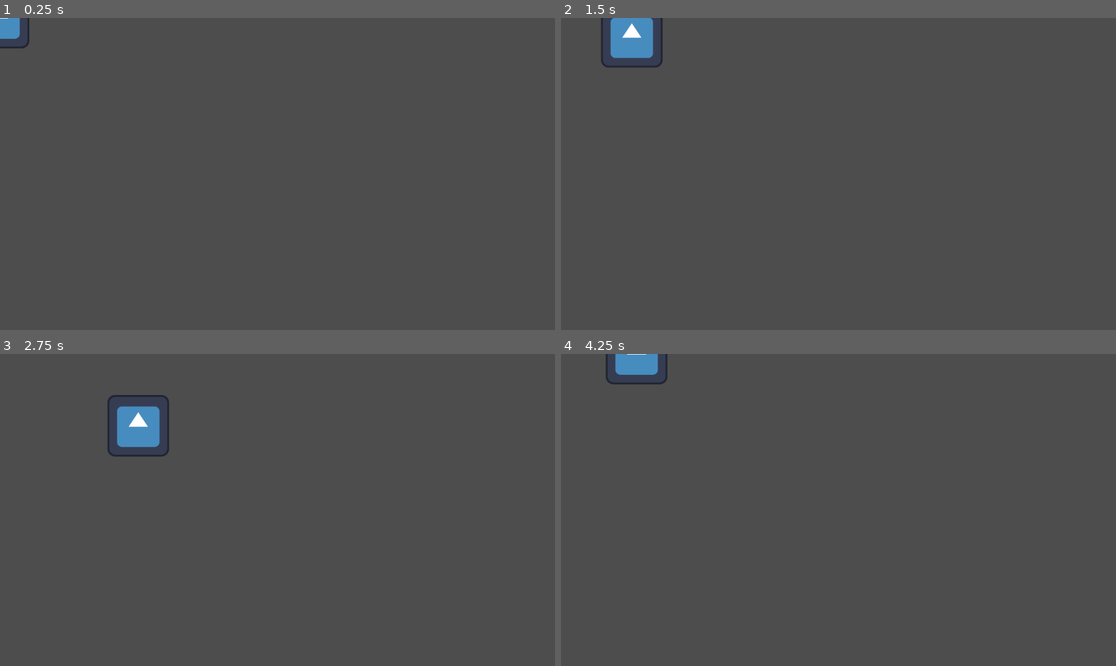
Above: before the commit, frames 1-4 (two rows, left to right).
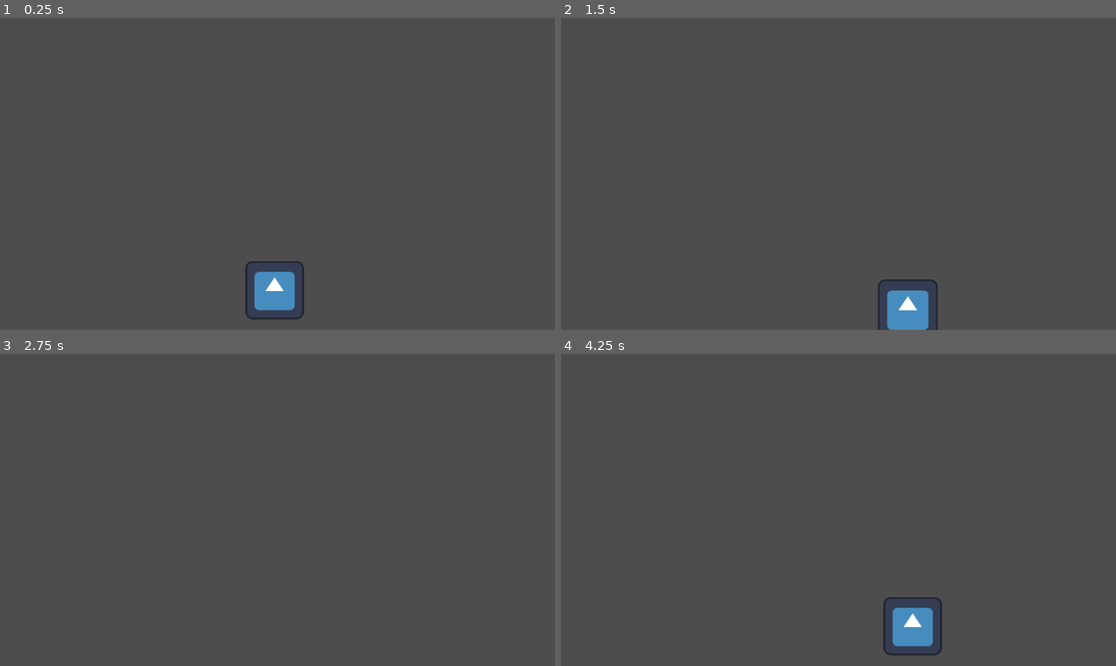
Above: after the commit, the same moments.

Repository: thorfinnking1/bully_revange
Game: Godot game, scene res://scenes/main.tscn
The game is run twice, just before and just after one commit, with the same random seed, the same clock (stepped at 60 frames per second) and the same inputs. The engine's default icon, where the game draws it, is replaced by a stand-in: a white triangle on a blue panel in a dark square.
Inputs:
- Up to frame 1 (0.25 s): no input
- Up to frame 2 (1.5 s): tap Enter at 0.5 s; hold Right (ui_right) 0.53-1.28 s; hold Down (ui_down) from 1.28 s (still down)
- Up to frame 3 (2.75 s): release Down (ui_down) at 2.03 s; hold Right (ui_right) from 2.03 s (still down)
- Up to frame 4 (4.25 s): release Right (ui_right) at 2.78 s; hold Up (ui_up) 2.78-3.53 s; hold Left (ui_left) from 3.53 s (still down)

The runs differ from the first frame. In frame 1, 1.5% of the frame differs, in the area x 0-55%, y 0-97%; in frame 2, 2.3%, in the area x 7-68%, y 0-100%; in frame 3, 1.3%; in frame 4, 1.9%.

Commit message:
camera movement

Diff:
--- a/bully-ravange/scenes/main.tscn
+++ b/bully-ravange/scenes/main.tscn
@@ -1,13 +1,11 @@
-[gd_scene load_steps=3 format=3 uid="uid://cdm84580s1vuj"]
+[gd_scene load_steps=2 format=3 uid="uid://cdm84580s1vuj"]
 
-[ext_resource type="Script" uid="uid://d57wsrh5mmmt" path="res://scripts/plr.gd" id="1_0wfyh"]
-[ext_resource type="Texture2D" uid="uid://hwpxb5jr8gx0" path="res://icon.svg" id="2_sugp2"]
+[ext_resource type="PackedScene" uid="uid://din2v78xxcvyh" path="res://scenes/plr.tscn" id="1_o5qli"]
 
 [node name="Node2D" type="Node2D"]
 
-[node name="CharacterBody2D" type="CharacterBody2D" parent="."]
-script = ExtResource("1_0wfyh")
+[node name="Camera2D" type="Camera2D" parent="."]
+position = Vector2(576, 324)
 
-[node name="Icon" type="Sprite2D" parent="CharacterBody2D"]
-position = Vector2(-3, -1)
-texture = ExtResource("2_sugp2")
+[node name="CharacterBody2D" parent="." instance=ExtResource("1_o5qli")]
+position = Vector2(570, 567)
--- /dev/null
+++ b/bully-ravange/scenes/plr.tscn
@@ -0,0 +1,11 @@
+[gd_scene load_steps=3 format=3 uid="uid://din2v78xxcvyh"]
+
+[ext_resource type="Script" uid="uid://d57wsrh5mmmt" path="res://scripts/plr.gd" id="1_cjvkk"]
+[ext_resource type="Texture2D" uid="uid://hwpxb5jr8gx0" path="res://icon.svg" id="2_seiu4"]
+
+[node name="CharacterBody2D" type="CharacterBody2D"]
+script = ExtResource("1_cjvkk")
+
+[node name="Icon" type="Sprite2D" parent="."]
+position = Vector2(0, -2)
+texture = ExtResource("2_seiu4")
--- a/bully-ravange/scripts/plr.gd
+++ b/bully-ravange/scripts/plr.gd
@@ -1,6 +1,23 @@
 extends CharacterBody2D
 
 const SPEED = 200.0
+
+@export var point_on_line := Vector2(0, 648)       # A point on the line
+@export var line_direction := Vector2(-1, 0)     # The direction of the line (normalized)
+@export var min_scale := 0.6
+@export var max_scale := 1
+@export var max_distance := 1500.0
+
+func _process(delta):
+	var to_player = position - point_on_line
+
+	# Project vector onto the direction perpendicular to the line
+	var line_normal = Vector2(-line_direction.y, line_direction.x)  # Rotate 90°
+	var distance = abs(to_player.dot(line_normal.normalized()))
+
+	# Convert distance into scale
+	var scale_factor = clamp(1.0 - (distance / max_distance), min_scale, max_scale)
+	scale = Vector2(scale_factor, scale_factor)
 
 
 func _physics_process(delta: float) -> void:
